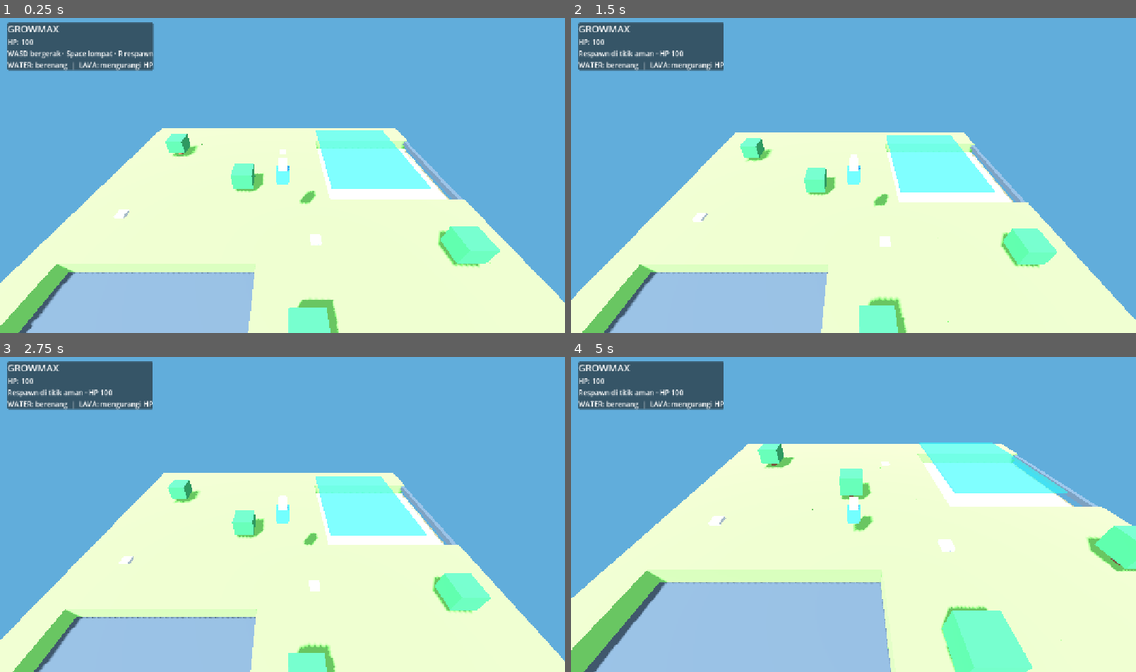
Above: before the commit, frames 1-4 (two rows, left to right).
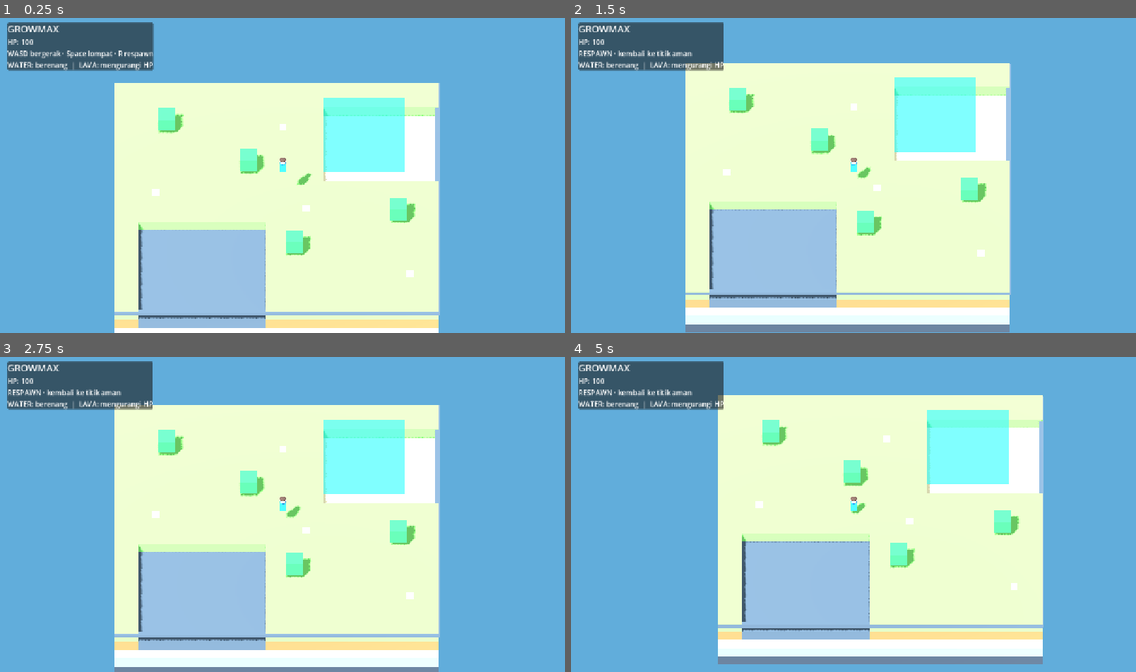
Above: after the commit, the same moments.

Repository: kuro-myths/growmax
Game: Godot game, scene res://Main.tscn
The game is run twice, just before and just after one commit, with the same random seed, the same clock (stepped at 60 frames per second) and the same inputs.
Inputs:
- Up to frame 1 (0.25 s): no input
- Up to frame 2 (1.5 s): hold D 0.53-1.28 s; hold R 0.53-1.28 s; tap Space at 0.77 s; tap Enter at 1.25 s; hold S from 1.28 s (still down); tap R at 1.35 s
- Up to frame 3 (2.75 s): tap Space at 1.52 s; release S at 2.03 s; hold D from 2.03 s (still down); hold R from 2.03 s (still down)
- Up to frame 4 (5 s): tap Space at 2.75, 3.02, 3.77, 4.52 s; release D at 2.78 s; release R at 2.78 s; hold W 2.78-3.53 s; tap R at 2.85, 4.35 s; hold R 3.53-4.28 s; hold A from 3.53 s (still down); tap Enter at 4.25 s

The runs differ from the first frame. In frame 1, 35% of the frame differs, in the area x 0-100%, y 20-100%; in frame 2, 43%; in frame 3, 42%; in frame 4, 46%, in the area x 0-100%, y 10-100%.

Commit message:
Improve player camera and character proportions

Diff:
--- a/web/godot-source/scripts/player/player.gd
+++ b/web/godot-source/scripts/player/player.gd
@@ -1,46 +1,73 @@
 extends CharacterBody3D
+
 signal health_changed(value: int)
 signal environment_changed(message: String)
+
 const SPEED := 5.0
 const SWIM_SPEED := 3.0
 const JUMP_VELOCITY := 7.0
+
 var health := 100
 var in_water := false
-var safe_spawn := Vector3(14, 7, 14)
+var safe_spawn := Vector3(14, 4.2, 14)
 var body_mesh: MeshInstance3D
+var camera: Camera3D
 
 func _ready() -> void:
     name = "Player"
+    _build_character()
+    _build_camera()
+
+func _build_character() -> void:
     var capsule := CapsuleShape3D.new()
-    capsule.radius = 0.38
-    capsule.height = 1.8
+    capsule.radius = 0.34
+    capsule.height = 1.7
     var collider := CollisionShape3D.new()
     collider.shape = capsule
-    collider.position.y = 0.9
+    collider.position.y = 0.85
     add_child(collider)
+
     body_mesh = MeshInstance3D.new()
     var body := BoxMesh.new()
-    body.size = Vector3(0.65, 0.9, 0.42)
+    body.size = Vector3(0.62, 0.88, 0.42)
     body_mesh.mesh = body
-    body_mesh.position.y = 1.0
-    body_mesh.material_override = _material(Color("#398ee8"))
+    body_mesh.position.y = 0.94
+    body_mesh.material_override = _material(Color("#287bd8"))
     add_child(body_mesh)
+
     var head := MeshInstance3D.new()
-    var head_mesh := BoxMesh.new()
-    head_mesh.size = Vector3(0.48, 0.48, 0.48)
+    var head_mesh := SphereMesh.new()
+    head_mesh.radius = 0.27
+    head_mesh.height = 0.54
     head.mesh = head_mesh
-    head.position.y = 1.7
-    head.material_override = _material(Color("#ffd0a1"))
+    head.position.y = 1.62
+    head.material_override = _material(Color("#ffd1a6"))
     add_child(head)
-    var camera := Camera3D.new()
-    camera.position = Vector3(0, 7.7, 8.5)
-    camera.rotation_degrees.x = -38
+
+    var hair := MeshInstance3D.new()
+    var hair_mesh := SphereMesh.new()
+    hair_mesh.radius = 0.275
+    hair_mesh.height = 0.25
+    hair.mesh = hair_mesh
+    hair.position = Vector3(0, 1.82, 0)
+    hair.material_override = _material(Color("#45352f"))
+    add_child(hair)
+
+func _build_camera() -> void:
+    camera = Camera3D.new()
+    camera.name = "FollowCamera"
+    camera.position = Vector3(0, 19, 19)
+    camera.rotation_degrees = Vector3(-45, 0, 0)
+    camera.projection = Camera3D.PROJECTION_ORTHOGONAL
+    camera.size = 27.5
     camera.current = true
+    camera.far = 150.0
     add_child(camera)
 
 func _material(color: Color) -> StandardMaterial3D:
     var material := StandardMaterial3D.new()
     material.albedo_color = color
+    material.roughness = 0.85
     return material
 
 func _physics_process(delta: float) -> void:
@@ -48,17 +75,21 @@
     axis.x = float(Input.is_key_pressed(KEY_D) or Input.is_key_pressed(KEY_RIGHT)) - float(Input.is_key_pressed(KEY_A) or Input.is_key_pressed(KEY_LEFT))
     axis.y = float(Input.is_key_pressed(KEY_S) or Input.is_key_pressed(KEY_DOWN)) - float(Input.is_key_pressed(KEY_W) or Input.is_key_pressed(KEY_UP))
     axis = axis.normalized() if axis.length() > 1.0 else axis
+
     var speed := SWIM_SPEED if in_water else SPEED
     velocity.x = axis.x * speed
     velocity.z = axis.y * speed
+
     if not is_on_floor():
         velocity.y -= (5.0 if in_water else 22.0) * delta
     elif Input.is_key_pressed(KEY_SPACE):
         velocity.y = 2.0 if in_water else JUMP_VELOCITY
     else:
         velocity.y = 0.0
+
     if in_water:
         velocity.y = maxf(velocity.y, -1.2)
+
     move_and_slide()
     global_position.x = clampf(global_position.x, 0.5, 27.5)
     global_position.z = clampf(global_position.z, 0.5, 27.5)
@@ -67,11 +98,11 @@
 
 func enter_water() -> void:
     in_water = true
-    environment_changed.emit("Berenang · kecepatan berkurang")
+    environment_changed.emit("BERENANG · tekan SPACE untuk naik")
 
 func exit_water() -> void:
     in_water = false
-    environment_changed.emit("Keluar dari air")
+    environment_changed.emit("MENJELAJAH · WASD untuk bergerak")
 
 func take_damage(amount: int) -> void:
     health = maxi(0, health - amount)
@@ -83,4 +114,4 @@
     global_position = safe_spawn
     velocity = Vector3.ZERO
     in_water = false
-    environment_changed.emit("Respawn di titik aman · HP %d" % health)
+    environment_changed.emit("RESPAWN · kembali ke titik aman")
